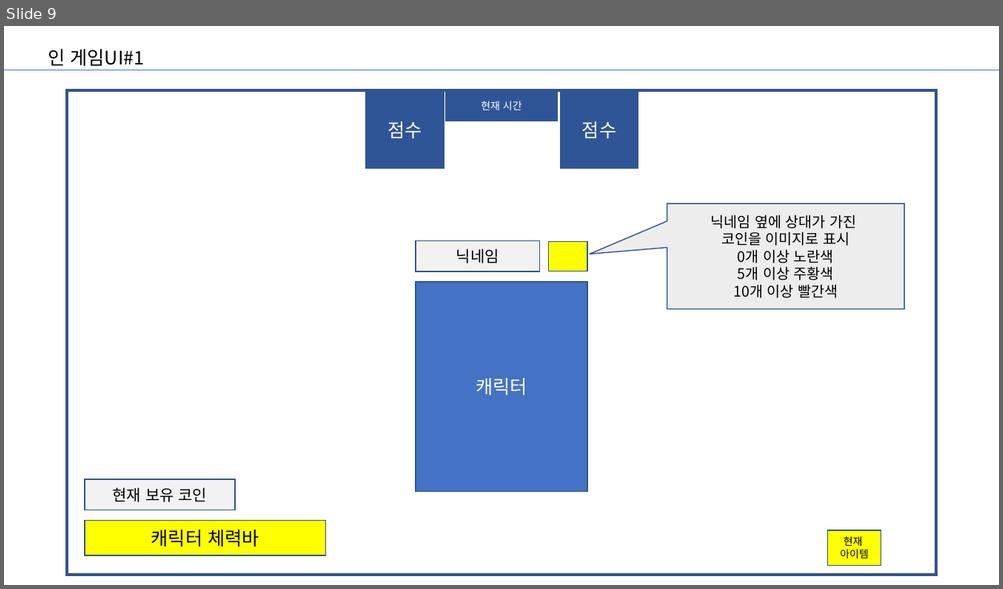
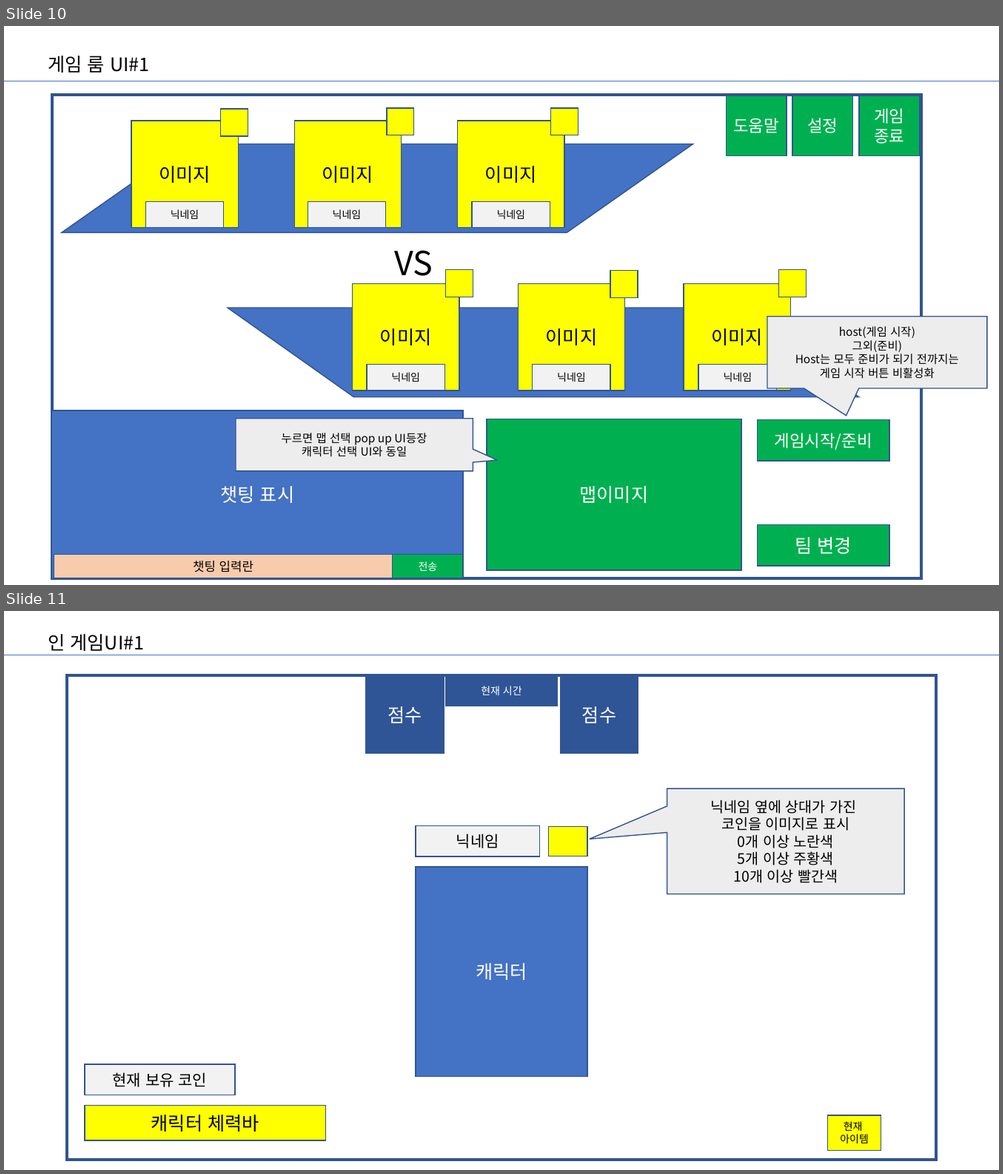
Before and after one commit to uhreungdu/2022game, a slide deck: document/gameUI.pptx. Shown one above the other, each under a label of ours: slide 9 before the commit, slides 10 and 11 after it. The pictures are 1003x589 and 1003x1174 pixels, drawn with LibreOffice and Linux fonts; fonts in the diff are those of the drawing. Boxes give left, top, right and bottom in pixels: in the first picture for what was removed or moved away, otherwise in the second. Text is boxed around its words. In the diff, an @@ line names an element or a change of style, - is before the commit and + after.

```diff
--- a/document/gameUI.pptx
+++ b/document/gameUI.pptx
@@ slide 10 added at (4, 26, 999, 585), background #FFFFFF @@
@@ text added at (48, 56, 149, 73), 18 pt, text #000000 @@
+게임 룸 UI#1
@@ line added from (4, 82) to (999, 82), #4472C4 0.5 pt @@
@@ rectangle added at (52, 95, 921, 579), fill #FFFFFF, outline #325491 3 pt @@
@@ rectangle added at (220, 109, 248, 136), fill #FFFF00, outline #325491 1 pt @@
@@ rectangle added at (387, 108, 415, 136), fill #FFFF00, outline #325491 1 pt @@
@@ rectangle added at (551, 108, 578, 136), fill #FFFF00, outline #325491 1 pt @@
@@ rectangle added at (726, 96, 787, 156), fill #00B050, outline #325491 1 pt, 16 pt, text #FFFFFF @@
+도움말
@@ rectangle added at (793, 96, 853, 156), fill #00B050, outline #325491 1 pt, 16 pt, text #FFFFFF @@
+설정
@@ rectangle added at (859, 96, 919, 156), fill #00B050, outline #325491 1 pt, 16 pt, text #FFFFFF @@
+게임
+종료
@@ group added at (62, 121, 693, 232): 3 rectangles, 1 flow chart input output @@
+이미지
+이미지
+이미지
@@ rectangle added at (146, 202, 224, 228), fill #F2F2F2, outline #325491 1 pt, 10 pt, text #000000 @@
+닉네임
@@ rectangle added at (307, 202, 386, 228), fill #F2F2F2, outline #325491 1 pt, 10 pt, text #000000 @@
+닉네임
@@ rectangle added at (472, 202, 550, 228), fill #F2F2F2, outline #325491 1 pt, 10 pt, text #000000 @@
+닉네임
@@ text added at (394, 250, 432, 276), 32 pt, text #000000 @@
+VS
@@ rectangle added at (446, 270, 473, 298), fill #FFFF00, outline #325491 1 pt @@
@@ rectangle added at (611, 271, 638, 298), fill #FFFF00, outline #325491 1 pt @@
@@ group added at (227, 284, 859, 397): 3 rectangles, 1 flow chart input output @@
+이미지
+이미지
+이미지
@@ rectangle added at (779, 270, 806, 298), fill #FFFF00, outline #325491 1 pt @@
@@ speech box added at (767, 317, 987, 389), fill #EDEDED, outline #325491 1 pt, 11 pt, text #000000 @@
+host(게임 시작)
+그외(준비)
+Host는 모두 준비가 되기 전까지는
+게임 시작 버튼 비활성화
@@ rectangle added at (367, 365, 445, 391), fill #F2F2F2, outline #325491 1 pt, 10 pt, text #000000 @@
+닉네임
@@ rectangle added at (532, 365, 611, 391), fill #F2F2F2, outline #325491 1 pt, 10 pt, text #000000 @@
+닉네임
@@ rectangle added at (699, 365, 777, 391), fill #F2F2F2, outline #325491 1 pt, 10 pt, text #000000 @@
+닉네임
@@ rectangle added at (52, 411, 463, 579), fill #4472C4, outline #325491 1 pt, 18 pt, text #FFFFFF @@
+챗팅 표시
@@ speech box added at (236, 419, 472, 472), fill #EDEDED, outline #325491 1 pt, 11 pt, text #000000 @@
+누르면 맵 선택 pop up UI등장
+캐릭터 선택 UI와 동일
@@ rectangle added at (486, 419, 741, 571), fill #00B050, outline #325491 1 pt, 18 pt, text #FFFFFF @@
+맵이미지
@@ rectangle added at (757, 420, 890, 461), fill #00B050, outline #325491 1 pt, 16 pt, text #FFFFFF @@
+게임시작/준비
@@ rectangle added at (757, 526, 890, 566), fill #00B050, outline #325491 1 pt, 18 pt, text #FFFFFF @@
+팀 변경
@@ rectangle added at (54, 555, 392, 579), fill #F8CBAD, outline #325491 1 pt, 12 pt, text #000000 @@
+챗팅 입력란
@@ rectangle added at (392, 555, 463, 579), fill #00B050, outline #325491 1 pt, 10 pt, text #FFFFFF @@
+전송
@@ what was slide 9 is now slide 11 @@
```
Also in this commit, not shown: 1 other slide added, 2 other files.
